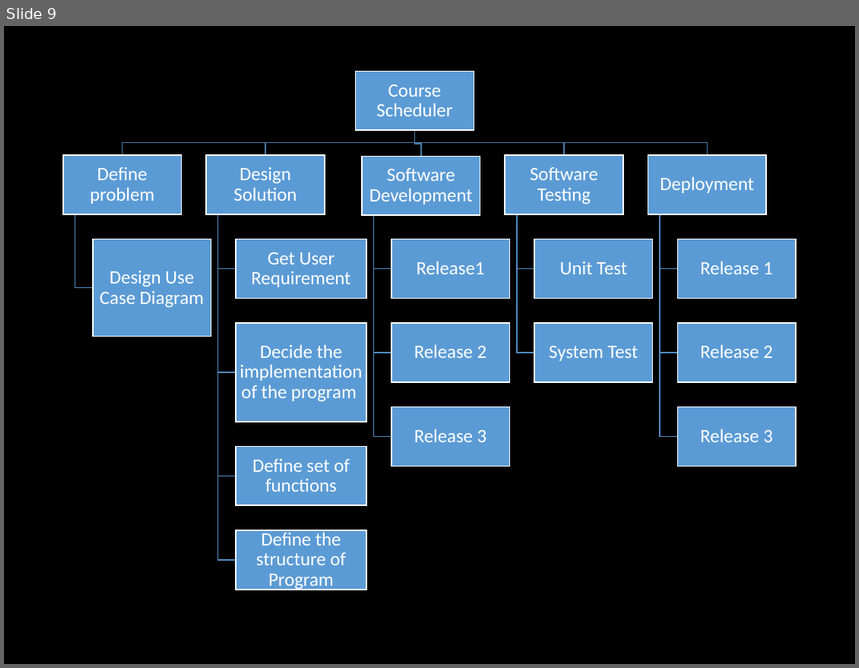
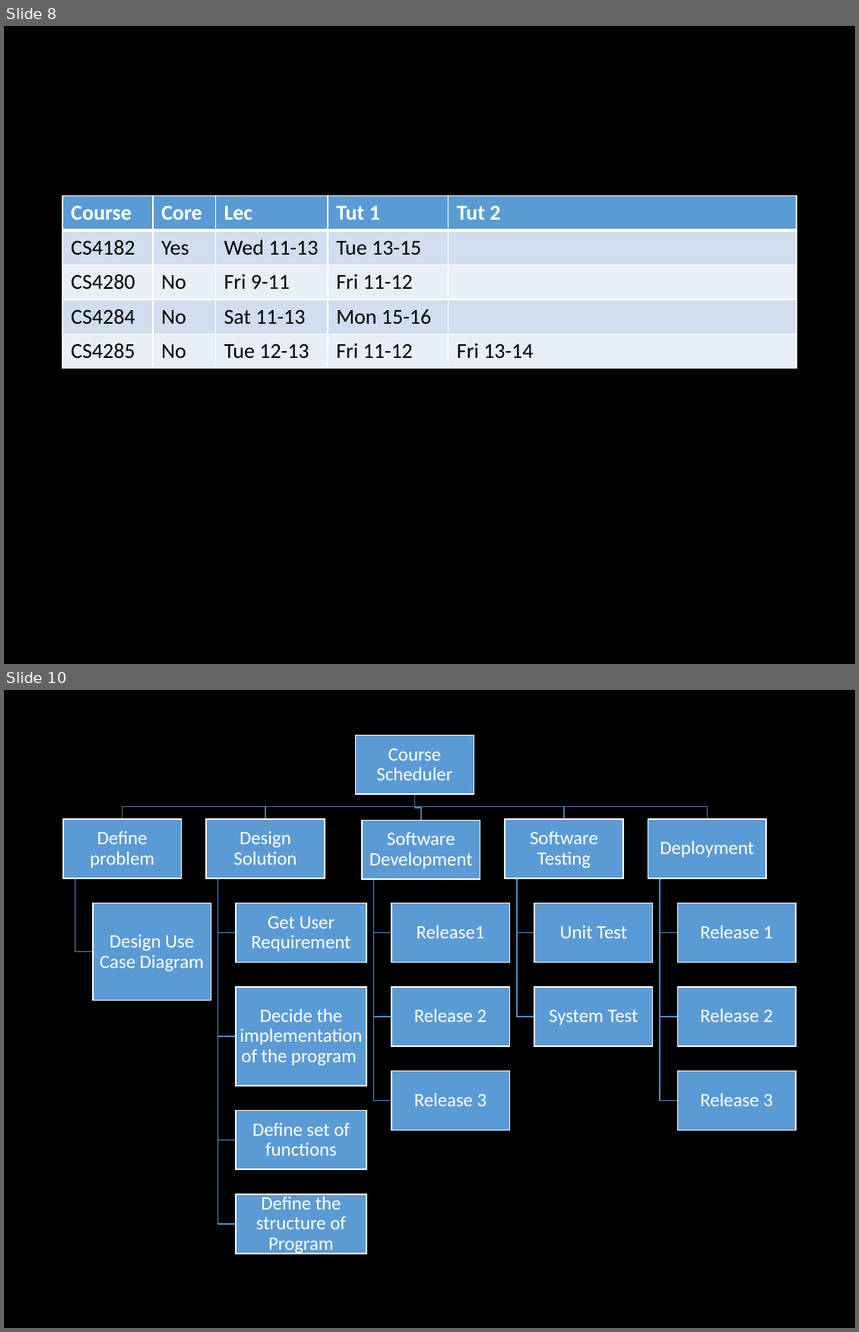
Before and after one commit to hmchan83/cs3343-2014a-g6, a slide deck: PM docs/Presentation.pptx. Shown one above the other, each under a label of ours: slide 9 before the commit, slides 8 and 10 after it; the slides between them are not shown. The pictures are 859x668 and 859x1332 pixels, drawn with LibreOffice and Linux fonts; fonts in the diff are those of the drawing. Boxes give left, top, right and bottom in pixels: in the first picture for what was removed or moved away, otherwise in the second. Text is boxed around its words. In the diff, an @@ line names an element or a change of style, - is before the commit and + after.

```diff
--- a/PM docs/Presentation.pptx
+++ b/PM docs/Presentation.pptx
@@ slide 8 added at [4,26,855,664], background #000000 @@
@@ table added at [63,196,797,369], 5 rows, 5 columns @@
+Course | Core | Lec | Tut 1 | Tut 2
+CS4182 | Yes | Wed 11-13 | Tue 13-15 | 
+CS4280 | No | Fri 9-11 | Fri 11-12 | 
+CS4284 | No | Sat 11-13 | Mon 15-16 | 
+CS4285 | No | Tue 12-13 | Fri 11-12 | Fri 13-14
@@ what was slide 9 is now slide 10 @@
```
Also in this commit, not shown: 1 slide changed, 1 other slide added, 2 other files.
